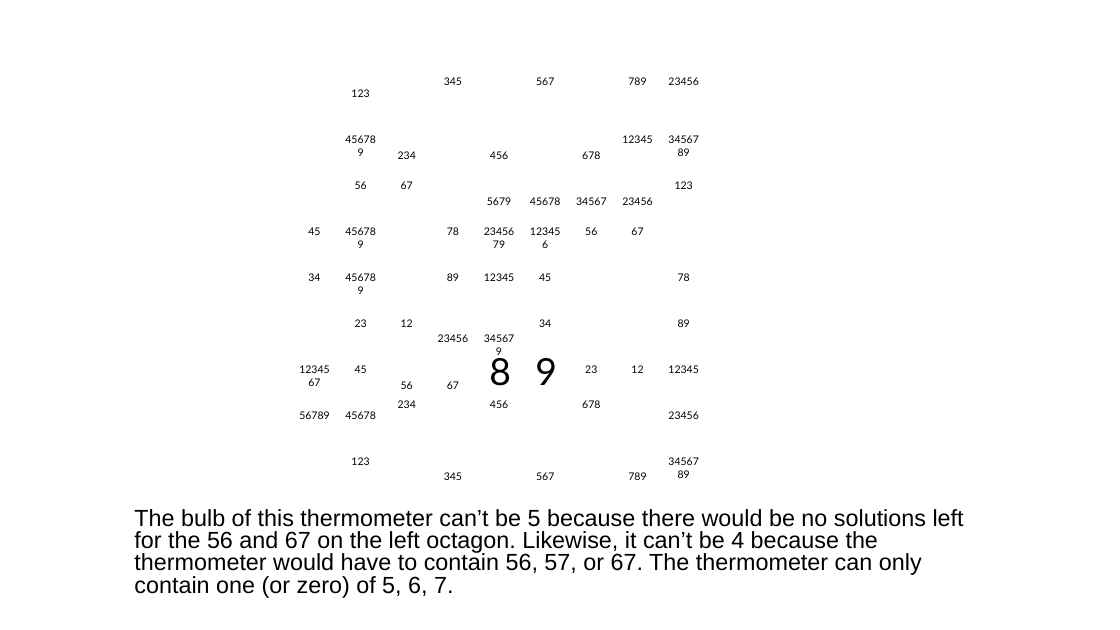
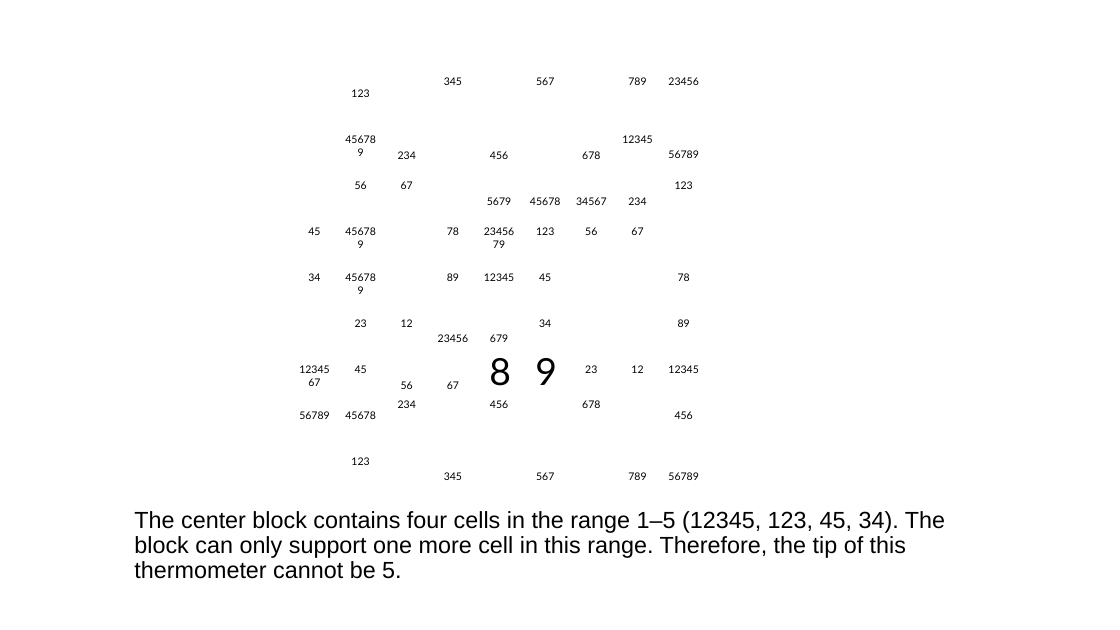
Before and after one commit to jhardis/WSJ_Number_Puzzles, a slide deck: slide 17 of 20260307_2.pptx (slide 12 before the commit). Drawn at 1120x630 pixels with LibreOffice and Linux fonts; fonts in the diff are those of the drawing; background and template pictures are left out. Boxes give left, top, right and bottom in pixels: in the first picture for what was removed or moved away, otherwise in the second. Text is boxed around its words. In the diff, an @@ line names an element or a change of style, - is before the commit and + after.

```diff
--- a/20260307_2.pptx
+++ b/20260307_2.pptx
@@ text removed at [658,129,710,162] @@
-3456789
@@ text added at [668,150,698,158], 9 pt, text #000000 @@
+56789
@@ text at [628,197,646,205]: text changed @@
-23456
+234
@@ text at [536,227,554,235]: text changed @@
-123456
+123
@@ text at [490,334,508,342]: text changed @@
-345679
+679
@@ text at [675,411,693,419]: text changed @@
-23456
+456
@@ text removed at [658,451,710,485] @@
-3456789
@@ text added at [668,472,698,480], 9 pt, text #000000 @@
+56789
@@ text at [134,511,945,579]: text changed @@
-The bulb of this thermometer can’t be 5 because there would be no solutions left for the 56 and 67 on the left octagon. Likewise, it can’t be 4 because the thermometer would have to contain 56, 57, or 67. The thermometer can only contain one (or zero) of 5, 6, 7.
+The center block contains four cells in the range 1–5 (12345, 123, 45, 34). The block can only support one more cell in this range. Therefore, the tip of this thermometer cannot be 5.
```
Also in this commit, not shown: 59 other slides changed, 3 slides added, 2 slides removed, 1 other file.
